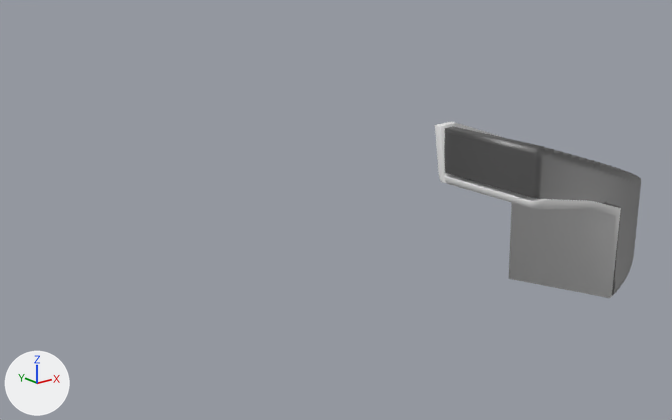
The Blender file _Assets/Models/stairs.blend: old version first, new version second.
Both versions are drawn from a camera (50 mm lens) standing at (-3646.0, -3013.0, 1498.0) and looking at (-1084.0, 189.0, 217.0). The lights are fixed; the arrows at lower left show +X, +Y and +Z.

Script lines for the objects in view, before the commit:
```python
me_cube_001 = bpy.data.meshes.new('Cube.001')
me_cube_001.from_pydata(...)  # 265 vertices, 244 faces; spans x -6.6..1.7, y -20.5..1.0, z -1.1..7.0
me_curved_stair_brush_staticmesh_001 = bpy.data.meshes.new('Curved_Stair_Brush_StaticMesh.001')
me_curved_stair_brush_staticmesh_001.from_pydata(...)  # 2416 vertices, 4536 faces; spans x -300.0..1749.0, y -216.0..1188.0, z -200.0..598.0
me_curved_stair_brush_staticmesh_001.polygons.foreach_set('use_smooth', [True] * 4536)
me_curved_stair_brush_staticmesh_001.materials.append(mat_worldgridmaterial)  # grey #808080
ob_curved_stair_brush_staticmesh_001 = bpy.data.objects.new('Curved_Stair_Brush_StaticMesh.001', me_curved_stair_brush_staticmesh_001)
ob_curved_stair_brush_staticmesh_001.location = (-645.0, -605.0, 52.0)
ob_curved_stair_brush_staticmesh_001.scale = (1.05, 1.05, 1.05)
ob_sm_railing = bpy.data.objects.new('SM_Railing', me_cube_001)
ob_sm_railing.location = (657.0, 617.0, -49.0)
ob_sm_railing.rotation_euler = (0.0, 0.0, -0.674)  # degrees (0, 0, -39)
ob_sm_railing.scale = (105.0, 105.0, 105.0)
```
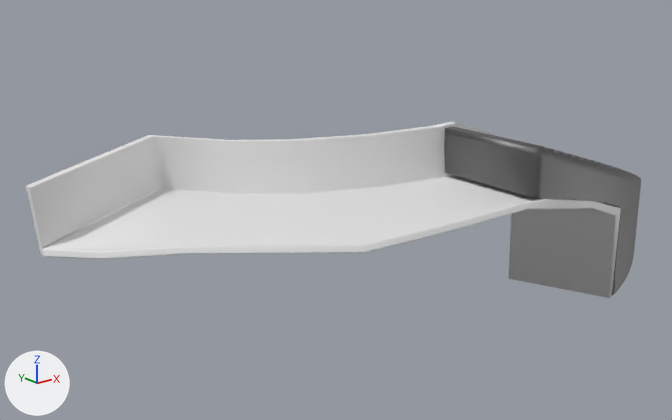
Location of each change, [x1, y1, x2, y2] in pixels of the pictures (672 x 420 px):
'SM_Railing', reshaped (219% wider)
    before: [435, 122, 621, 298]
    after: [26, 122, 621, 298]
part 1 of me_cube_001, built on
    before: [435, 125, 548, 209]
    after: [26, 123, 620, 298]

Edits to the bpy script that builds the scene:
```text
Change me_cube_001:
    used by ob_sm_railing; location = (657.0, 617.0, -49.0); rotation_euler = (0.0, 0.0, -0.674), in degrees (0, 0, -39); scale = (105.0, 105.0, 105.0)
    remove me_cube_001.from_pydata(...)  # 265 vertices, 244 faces; spans x -6.6..1.7, y -20.5..1.0, z -1.1..7.0
    add me_cube_001.from_pydata(...)  # 597 vertices, 572 faces; spans x -20.3..1.7, y -25.2..1.0, z -1.1..7.0
    me_cube_001 part 1: 13 vertices moved from x -6.3..-6.1, y -17.2..-16.8, z 4.8..5.0 to x -6.5..-6.2, y -17.3..-16.9, z 4.8..5.0; 3 vertices removed from x -6.3..-3.4, y -20.5..-16.8, z 4.8..5.0; 335 vertices added at x -20.3..1.7, y -25.2..1.0, z -1.1..7.0
```
